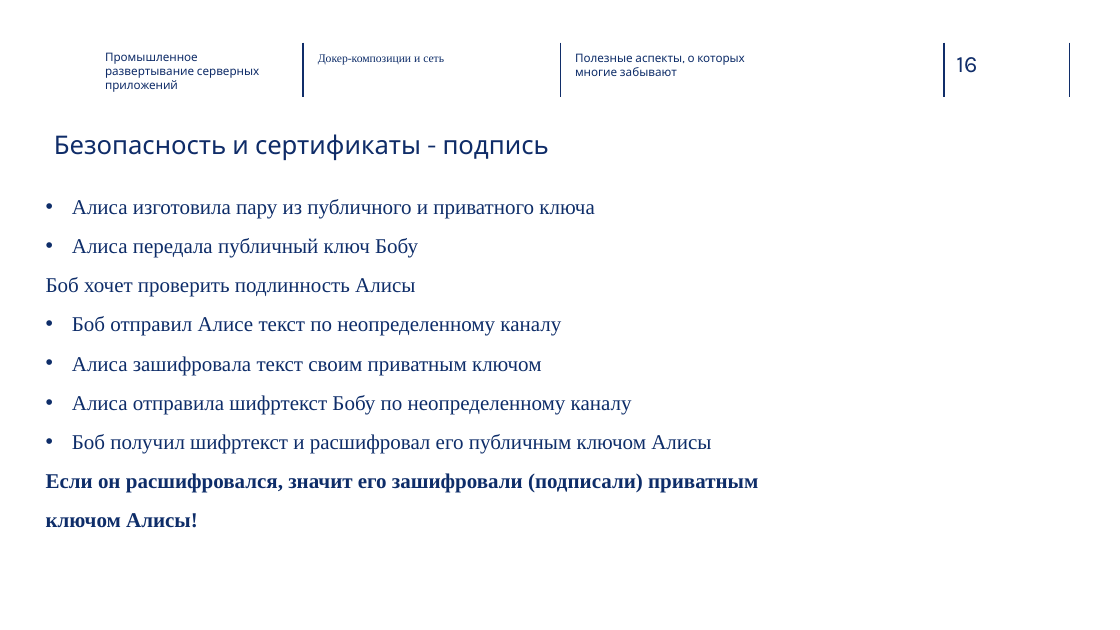
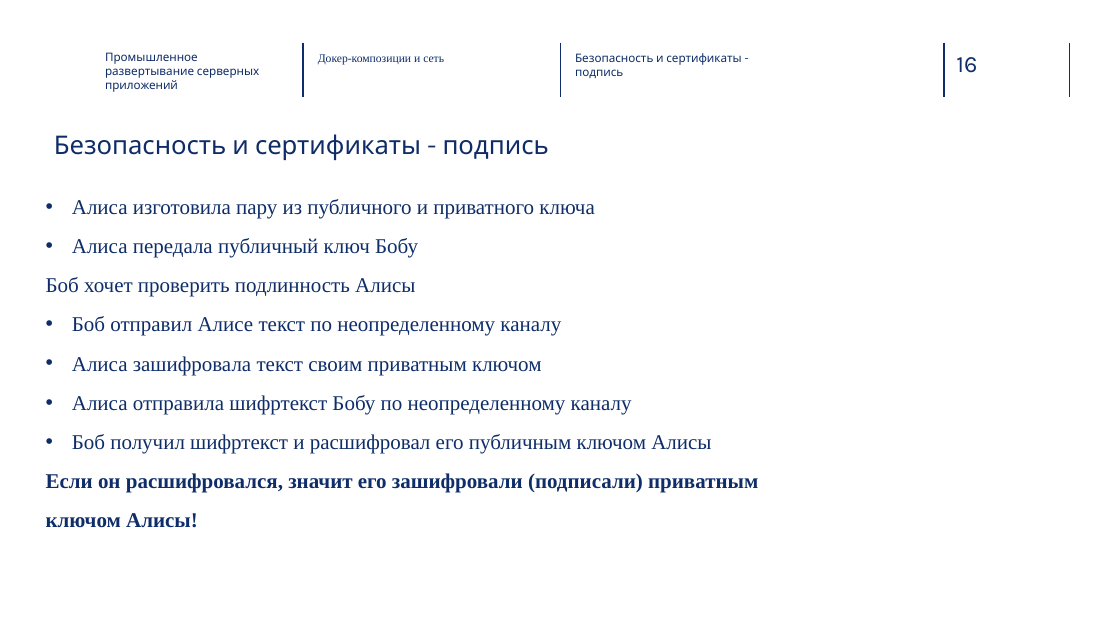
Before and after one commit to Vvil1568/ProductionServerAppDeployment, a slide deck: slide 16 of 2. Докер-композиции и сеть/presentation.pptx. Drawn at 1120x630 pixels with LibreOffice and Linux fonts; fonts in the diff are those of the drawing; background and template pictures are left out. Boxes give left, top, right and bottom in pixels: in the first picture for what was removed or moved away, otherwise in the second. Text is boxed around its words. In the diff, an @@ line names an element or a change of style, - is before the commit and + after.

```diff
--- a/2. Докер-композиции и сеть/presentation.pptx
+++ b/2. Докер-композиции и сеть/presentation.pptx
@@ text at [575, 53, 741, 78]: text changed @@
-Полезные аспекты, о которых многие забывают
+Безопасность и сертификаты - подпись
```
Also in this commit, not shown: 16 other slides changed.
